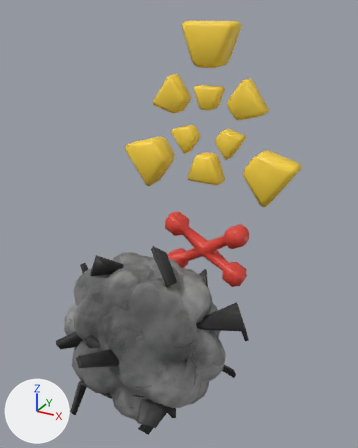
The FBX model Assets/Models/fixed asset/character/enemy/new enemy/enemy3 cloud.fbx, before and after one commit.
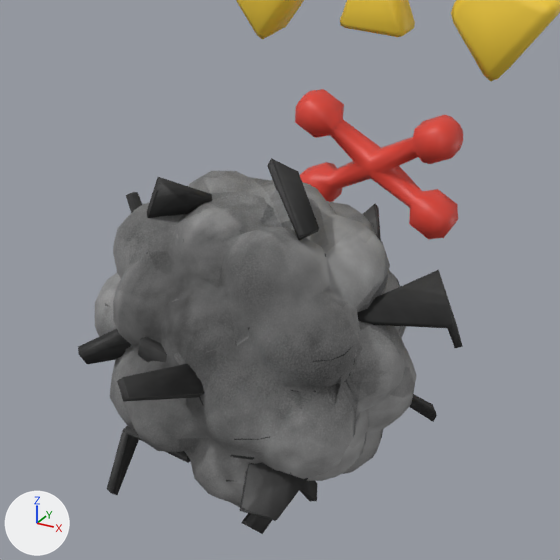
Each version is shown whole from a 50 mm lens placed at (0.593, -0.904, 0.949), pointed at (0.046, 0.091, 0.452), then close up on the part from 5% to 83% of the width and 37% to 100% of the height. Arrows for +X, +Y and +Z are at lower left; the lights stay in place. Where no turn or scale is listed for an object, it has been applied to the vertices.
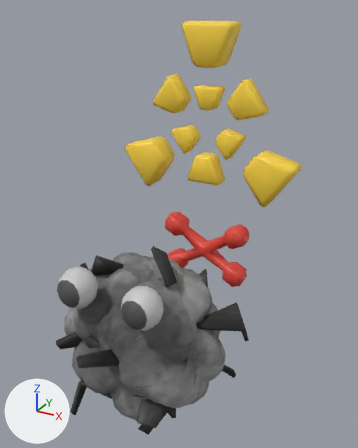
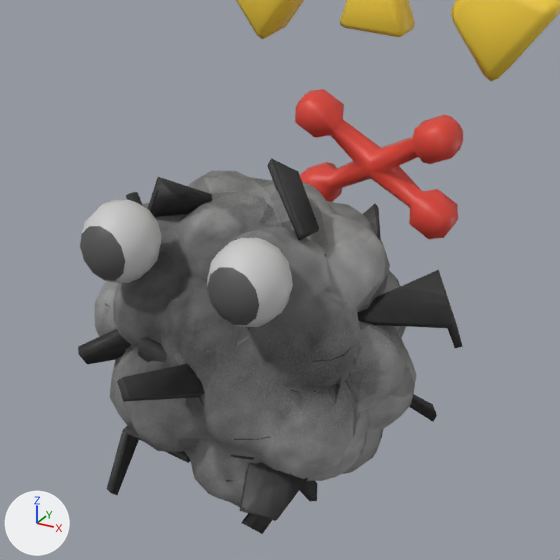
What changed in the scene script:
```text
Add mat_material_015:
    mat_material_015 = principled_material('Material.015')
    mat_material_015.base_color = (0.0871, 0.0871, 0.0871)  # dark grey #535353
Add mat_material_006:
    mat_material_006 = principled_material('Material.006')
    mat_material_006.base_color = (0.593, 0.593, 0.593)  # light grey #cacaca
Add me_sphere_002:
    me_sphere_002.from_pydata(...)  # 172 vertices, 192 faces; spans x -0.135..0.135, y -0.196..-0.103, z 0.32..0.418
    # faces by material slot: [144, 48]
    me_sphere_002.materials.append(mat_material_006)  # light grey #cacaca
    me_sphere_002.materials.append(mat_material_015)  # dark grey #535353
Add ob_sphere:
    ob_sphere = bpy.data.objects.new('Sphere', me_sphere_002)
    ob_sphere.location = (0.0, 0.0, -0.013)
```

What differs and where, as boxes (x1, y1, x2, y2) in the close-ups (560 x 560 px):
'Sphere', added
    after: (80, 200, 293, 327)
    faces in mat_material_006 (light grey #cacaca): (82, 200, 293, 327)
    faces in mat_material_015 (dark grey #535353): (80, 226, 259, 325)
